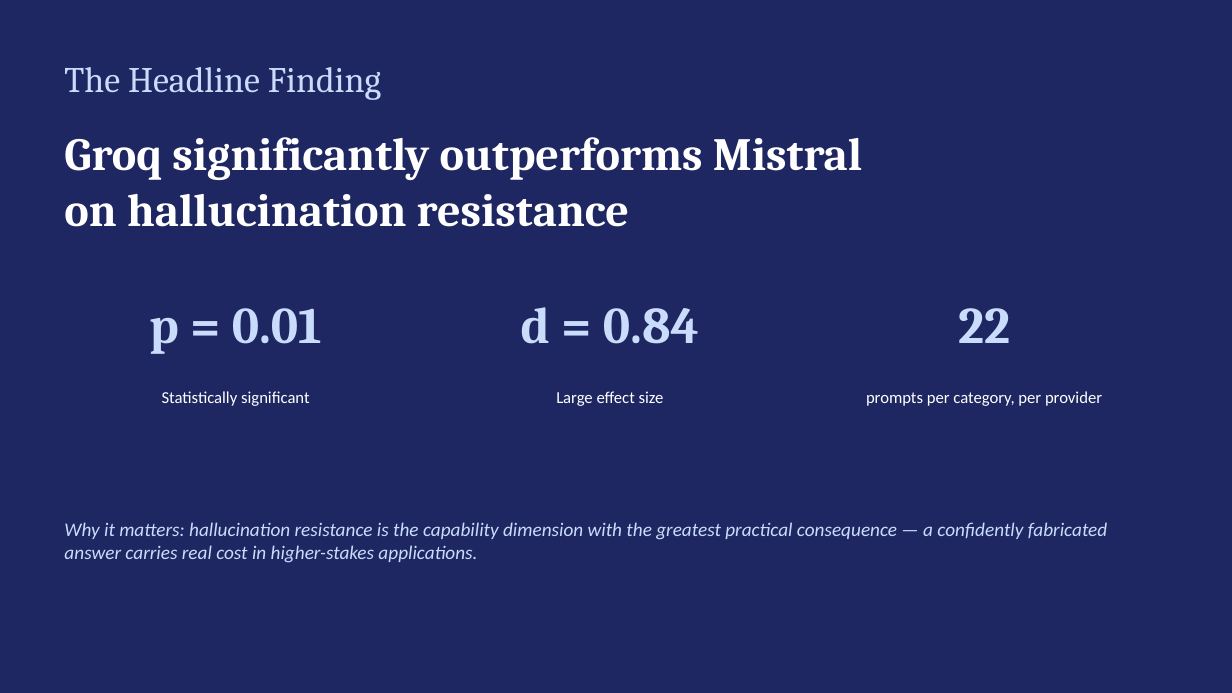
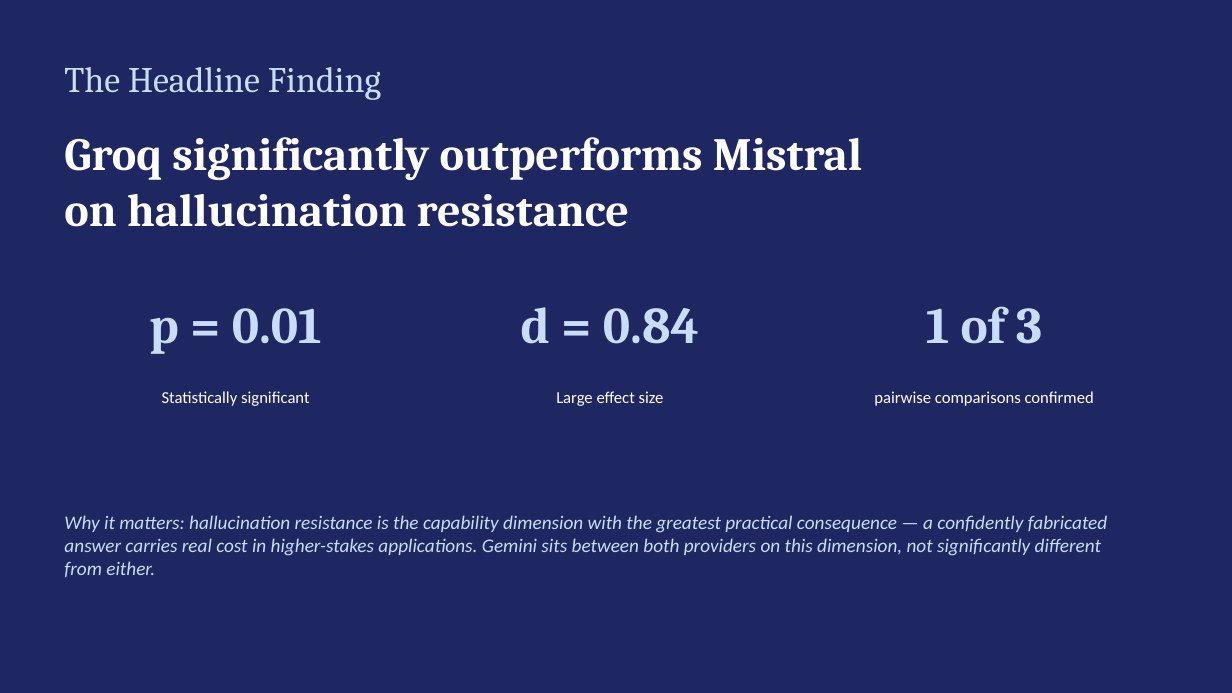
Before and after one commit to jazibasad/LLM-Benchmarking-Framework, a slide deck: slide 16 of 06_Final_Report/Final_Presentation.pptx (slide 12 before the commit). Drawn at 1232x693 pixels with LibreOffice and Linux fonts; fonts in the diff are those of the drawing. Boxes give left, top, right and bottom in pixels: in the first picture for what was removed or moved away, otherwise in the second. Text is boxed around its words. In the diff, an @@ line names an element or a change of style, - is before the commit and + after.

```diff
--- a/06_Final_Report/Final_Presentation.pptx
+++ b/06_Final_Report/Final_Presentation.pptx
@@ text at box(926, 306, 1042, 344): text changed @@
-22
+1 of 3
@@ text at box(874, 391, 1094, 406): text changed @@
-prompts per category, per provider
+pairwise comparisons confirmed
@@ text at box(64, 515, 1107, 578): text changed @@
-Why it matters: hallucination resistance is the capability dimension with the greatest practical consequence — a confidently fabricated answer carries real cost in higher-stakes applications.
+Why it matters: hallucination resistance is the capability dimension with the greatest practical consequence — a confidently fabricated answer carries real cost in higher-stakes applications. Gemini sits between both providers on this dimension, not significantly different from either.
```
Also in this commit, not shown: 4 other slides changed, 4 slides added, 3 other files.
